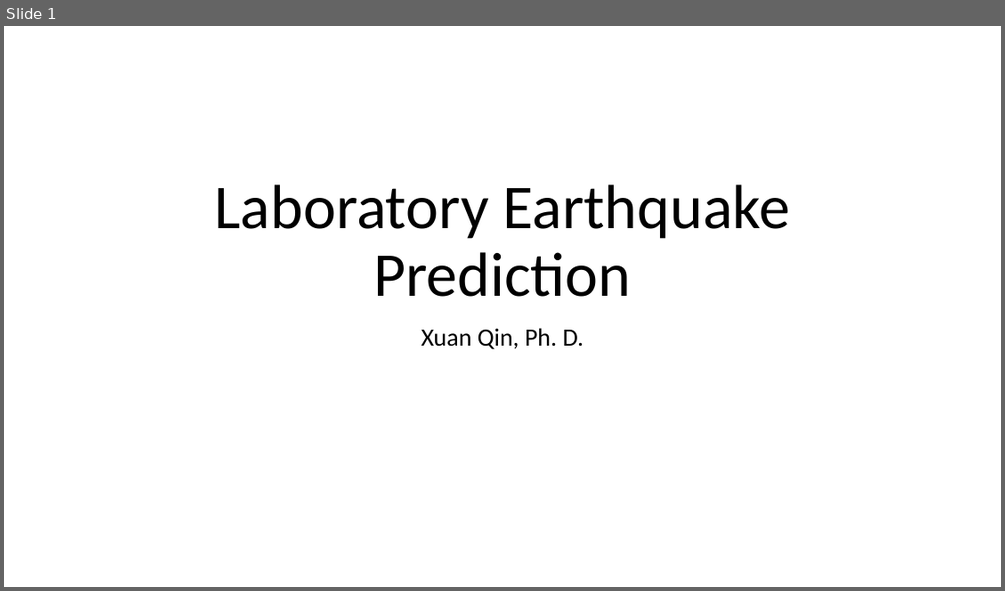
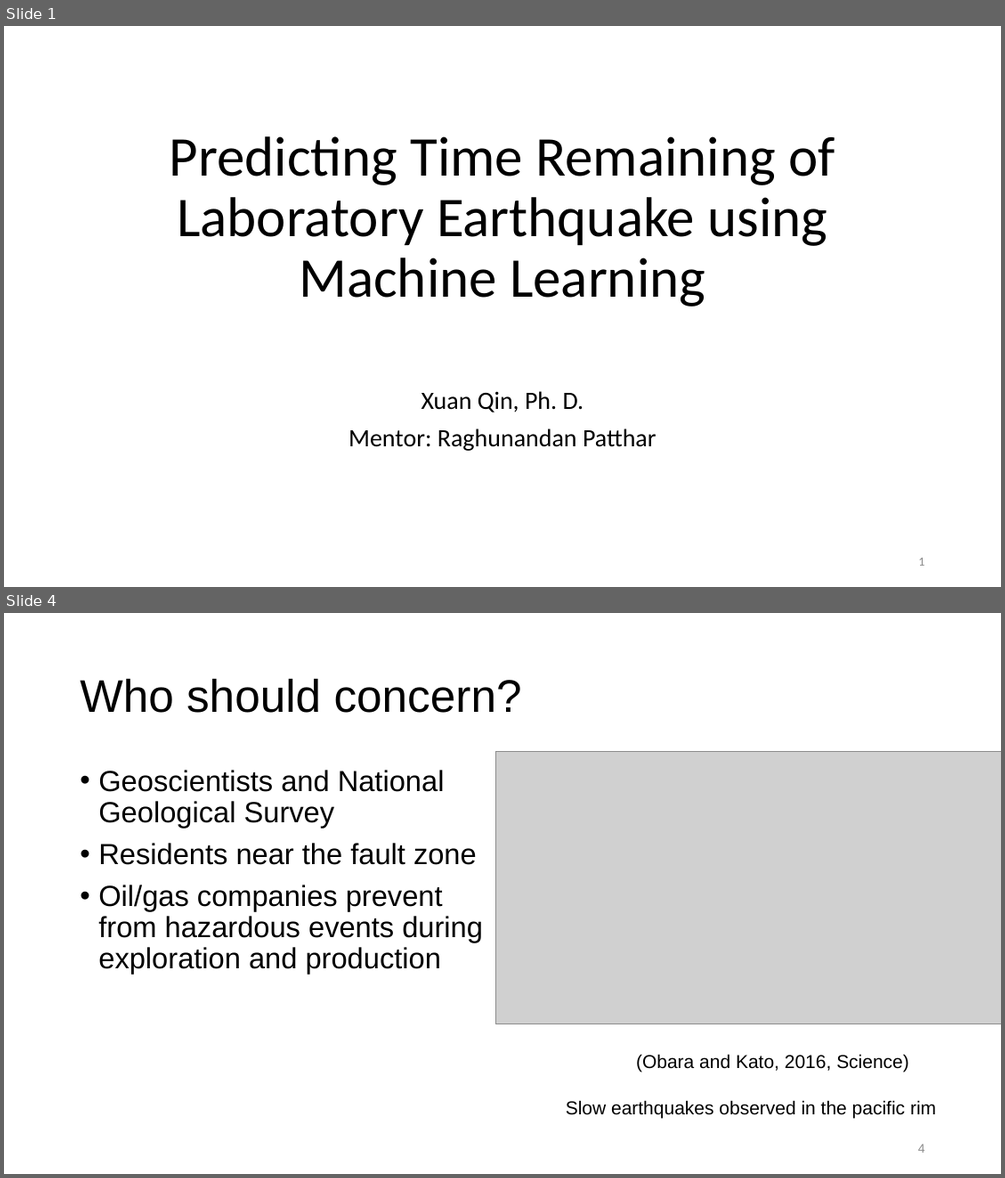
Before and after one commit to qq7933086/Laboratory_earthquake_time_prediction, a slide deck: Capstone_presentation_Laboratory Earthquake Prediction.pptx. Shown one above the other, each under a label of ours: slide 1 before the commit, slides 1 and 4 after it; the slides between them are not shown. The pictures are 1005x591 and 1005x1178 pixels, drawn with LibreOffice and Linux fonts; fonts in the diff are those of the drawing; grey boxes stand for pictures. Boxes give left, top, right and bottom in pixels: in the first picture for what was removed or moved away, otherwise in the second. Text is boxed around its words. In the diff, an @@ line names an element or a change of style, - is before the commit and + after.

```diff
--- a/Capstone_presentation_Laboratory Earthquake Prediction.pptx
+++ b/Capstone_presentation_Laboratory Earthquake Prediction.pptx
@@ slide 4 added at [4, 613, 1001, 1174], background #FFFFFF @@
@@ title added at [80, 678, 522, 713], 44 pt, text #000000 @@
+Who should concern?
@@ text added at [98, 770, 483, 973], 28 pt, text #000000 @@
+• Geoscientists and National Geological Survey
+• Residents near the fault zone
+• Oil/gas companies prevent from hazardous events during exploration and production
@@ picture added at [496, 751, 1001, 1024] @@
@@ text added at [636, 1054, 909, 1071], 18 pt, text #000000 @@
+(Obara and Kato, 2016, Science)
@@ text added at [566, 1100, 936, 1119], 18 pt, text #000000 @@
+Slow earthquakes observed in the pacific rim
@@ page number added at [918, 1143, 925, 1152], 12 pt, text #8C8C8C @@
+4
@@ slide 1 changed as well @@
@@ title at [170, 136, 834, 306]: text changed; size 60 to 54 pt @@
-Laboratory Earthquake Prediction
+Predicting Time Remaining of Laboratory Earthquake using Machine Learning
@@ subtitle "Xuan Qin, Ph. D." at [348, 391, 656, 451]: vertical alignment top to bottom @@
@@ subtitle at [348, 428, 656, 451]: paragraph added @@
+Mentor: Raghunandan Patthar
@@ page number added at [918, 557, 924, 565], 12 pt, text #8C8C8C @@
+1
```
Also in this commit, not shown: 17 other slides added.
